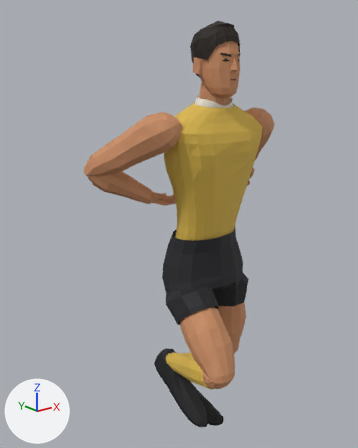
What one commit did to the Blender file assets/blender/7thbuild.blend.
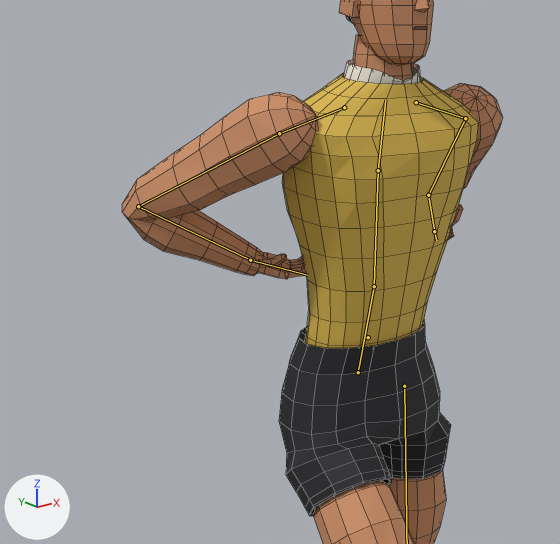
Old and new are each drawn whole from a camera (50 mm lens) standing at (-1.48, -1.65, 1.88) and looking at (-0.08, 0.11, 1.17) and again close up on the part from 6% to 85% of the width and 15% to 76% of the height. Every picture has the same lights, and +X, +Y and +Z are marked at lower left. The last two pictures show the newer version. Both versions are drawn at frame 3 of the action 'run_fwd'; the numbers are the values there. The bones that change, and the others that lie on the model, are drawn over the model as lines in the close-ups. The close-ups show mesh edges as thin lines.

The first close-up shows 'B7_Body', 'B7_Guernsey', 'B7_Shorts'.
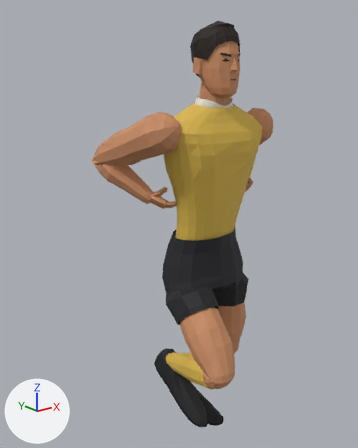
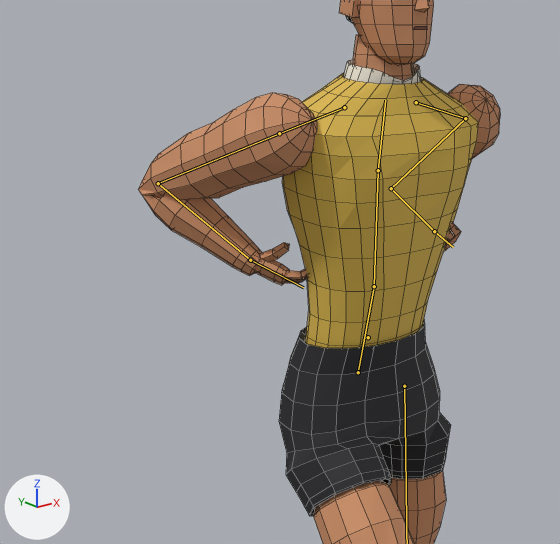
Location of each change, (x1, y1, x2, y2) in pixels of the close-ups (560 x 544 px):
'B7_Body', posed: before (122, 0, 503, 544); after (138, 0, 500, 544)
bone 'upperarm.l', root to tip: before (465, 118) to (428, 195); after (465, 118) to (391, 188)
bone 'lowerarm.l', root to tip: before (428, 195) to (434, 231); after (391, 188) to (434, 231)
bone 'upperarm.r', root to tip: before (279, 133) to (138, 206); after (279, 133) to (158, 183)
bone 'lowerarm.r', root to tip: before (138, 206) to (250, 260); after (158, 183) to (250, 260)

The change in detail:
Bone 'upperarm.l' (bone_upperarm_l) turns from (-33, -7, -22) to (-51, 29, -73) degrees about its own x, y and z.
Bone 'lowerarm.l' (bone_lowerarm_l) turns from (34, 33, -87) to (120, 7, -4) degrees about its own x, y and z.
Bone 'upperarm.r' (bone_upperarm_r) turns from (-35, 3, 9) to (-61, -29, 61) degrees about its own x, y and z.
Bone 'lowerarm.r' (bone_lowerarm_r) turns from (12, -13, 91) to (99, -17, 14) degrees about its own x, y and z.
